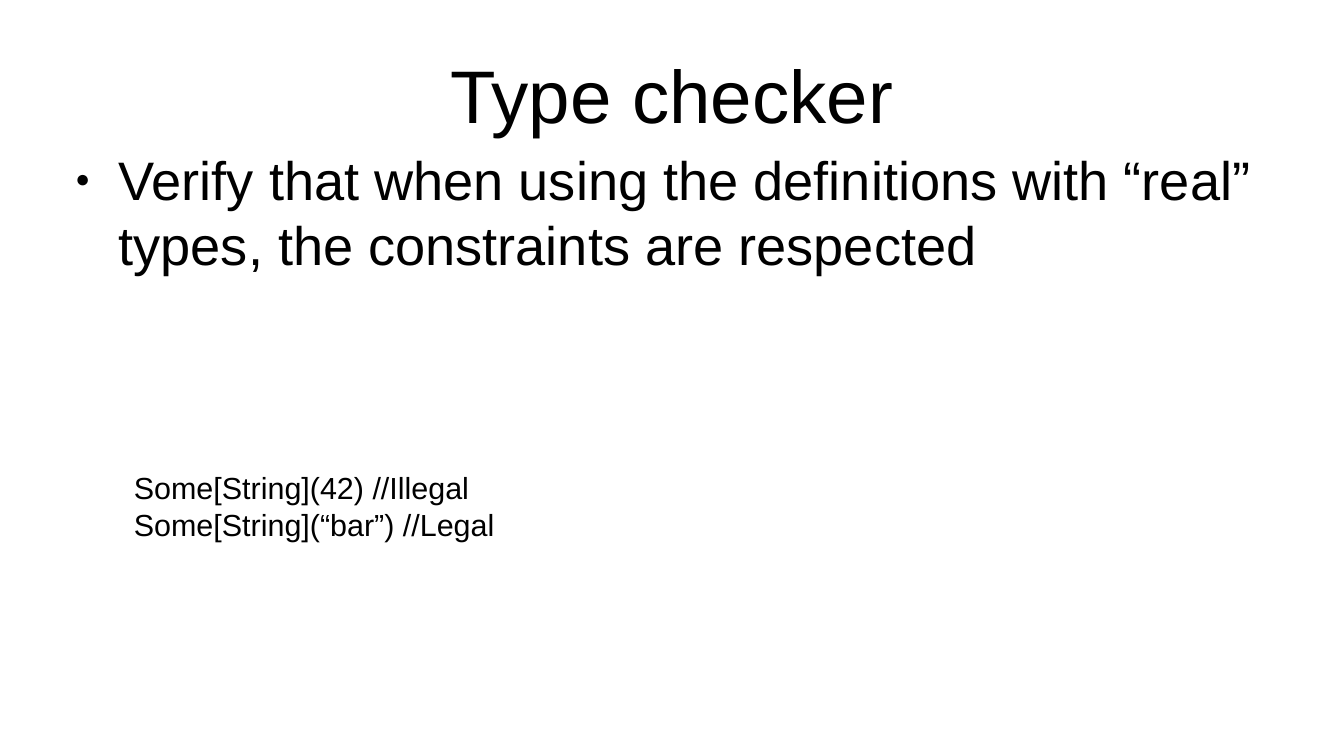
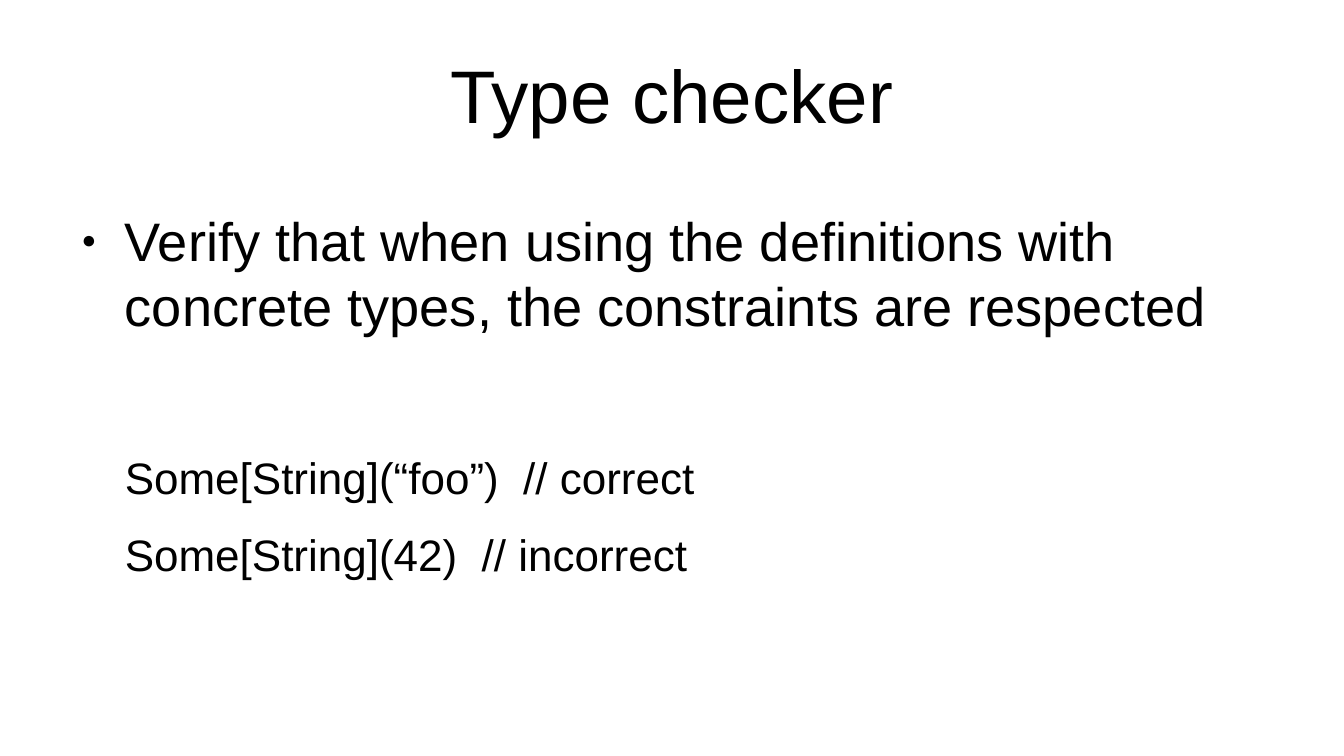
Before and after one commit to SFulpius/CLP-lab07, a slide deck: slide 8 of lab07_presentation.odp (slide 7 before the commit). Drawn at 1344x756 pixels with LibreOffice and Linux fonts; fonts in the diff are those of the drawing. Boxes give left, top, right and bottom in pixels: in the first picture for what was removed or moved away, otherwise in the second. Text is boxed around its words. In the diff, an @@ line names an element or a change of style, - is before the commit and + after.

Commit message:
Improve presentation

```diff
--- a/lab07_presentation.odp
+++ b/lab07_presentation.odp
@@ text at (125, 221, 1206, 580): text changed @@
-● Verify that when using the definitions with “real” types, the constraints are respected
+● Verify that when using the definitions with concrete types, the constraints are respected
+Some[String](“foo”) // correct
+Some[String](42) // incorrect
@@ text removed at (134, 477, 494, 542) @@
-Some[String](42) //Illegal
-Some[String](“bar”) //Legal
```
Also in this commit, not shown: 2 other slides changed, 2 slides added, 1 slide removed.
